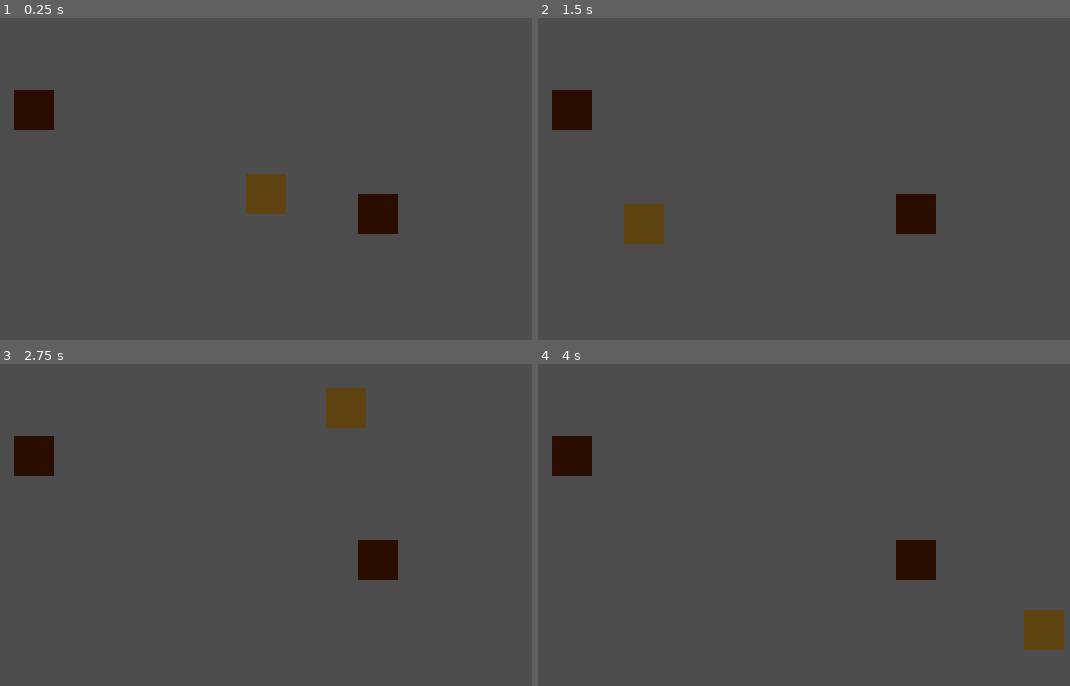
Above: before the commit, frames 1-4 (two rows, left to right).
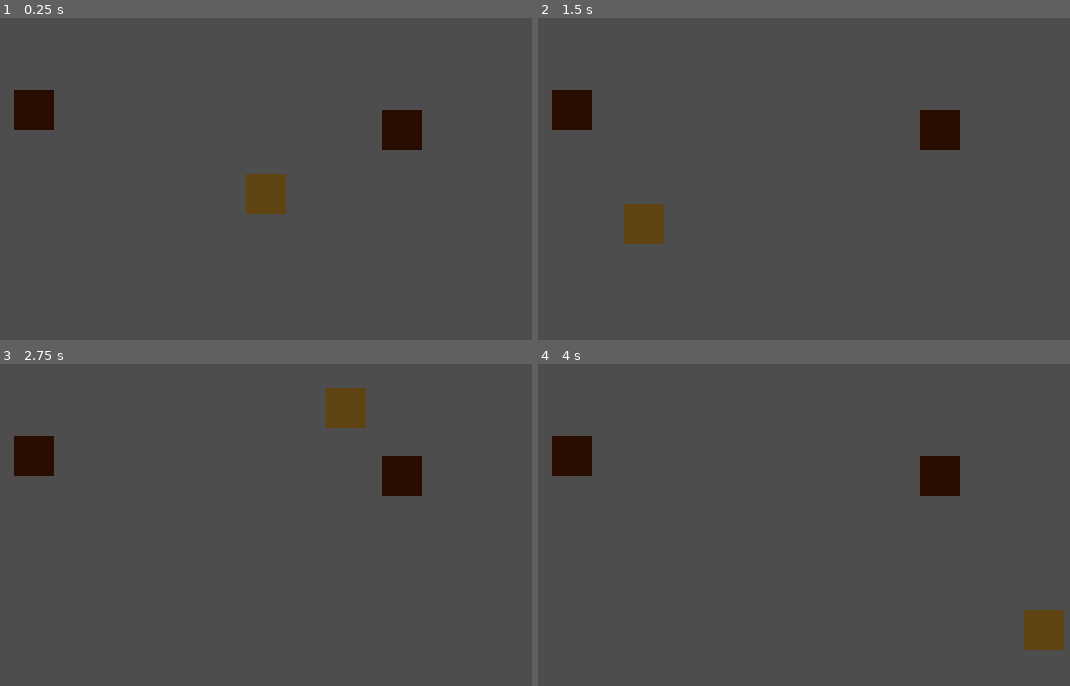
Above: after the commit, the same moments.

Repository: rolika/Mole
Game: Godot game, scene res://main.tscn
The game is run twice, just before and just after one commit, with the same random seed, the same clock (stepped at 60 frames per second) and the same inputs.
Inputs (mouse positions are in pixels of both pictures, inside the frame that each line leads up to):
- Up to frame 1 (0.25 s): no input
- Up to frame 2 (1.5 s): tap Enter at 0.5 s; move the mouse to (958, 143) at 0.52 s; press the mouse at (958, 143) at 0.53 s; tap Space at 1.25 s; move the mouse to (623, 204) at 1.27 s; release the mouse at (623, 204) at 1.28 s; click (623, 204) at 1.35 s
- Up to frame 3 (2.75 s): tap Enter at 2 s; move the mouse to (324, 386) at 2.02 s; press the mouse at (324, 386) at 2.03 s
- Up to frame 4 (4 s): tap Space at 2.75 s; move the mouse to (745, 640) at 2.77 s; release the mouse at (745, 640) at 2.78 s; click (745, 640) at 2.85 s; tap Enter at 3.5 s; move the mouse to (1022, 608) at 3.52 s; press the mouse at (1022, 608) at 3.53 s

The runs differ from the first frame. In frame 1, 1.9% of the frame differs, in the area x 67-80%, y 28-68%; in frame 2, 1.9%; in frame 3, 1.9%; in frame 4, 1.9%.

Commit message:
loose couple

Diff:
--- a/main.gd
+++ b/main.gd
@@ -1,12 +1,12 @@
 extends Node2D
 
 
-var mole_threatened
+var above_mole: bool
 
 
 # Called when the node enters the scene tree for the first time.
 func _ready():
-	mole_threatened = false
+	above_mole = false
 
 
 # Called every frame. 'delta' is the elapsed time since the previous frame.
@@ -14,14 +14,16 @@
 	pass
 
 
-func _on_mole_threatened():
-	mole_threatened = true
+func _on_mole_threatened(area):
+	if area.name == "Player":
+		above_mole = true
+
+
+func _on_mole_safe(area):
+	if area.name == "Player":
+		above_mole = false
 
 
 func _on_player_smashed():
-	if mole_threatened:
+	if above_mole:
 		print("BANG!!")
-
-
-func _on_mole_area_exited(area):
-	mole_threatened = false
--- a/main.tscn
+++ b/main.tscn
@@ -14,11 +14,10 @@
 position = Vector2(168, 216)
 
 [node name="Mole2" parent="." instance=ExtResource("2_4tly2")]
-position = Vector2(512, 320)
+position = Vector2(536, 236)
 
 [connection signal="smashed" from="Player" to="." method="_on_player_smashed"]
-[connection signal="area_entered" from="Mole" to="Mole" method="_on_area_entered"]
-[connection signal="area_exited" from="Mole" to="." method="_on_mole_area_exited"]
+[connection signal="safe" from="Mole" to="." method="_on_mole_safe"]
 [connection signal="threatened" from="Mole" to="." method="_on_mole_threatened"]
-[connection signal="area_entered" from="Mole2" to="Mole2" method="_on_area_entered"]
+[connection signal="safe" from="Mole2" to="." method="_on_mole_safe"]
 [connection signal="threatened" from="Mole2" to="." method="_on_mole_threatened"]
--- a/mole.gd
+++ b/mole.gd
@@ -1,7 +1,8 @@
 extends Area2D
 
 
-signal threatened
+signal threatened(area)
+signal safe(area)
 
 
 # Called when the node enters the scene tree for the first time.
@@ -15,6 +16,8 @@
 
 
 func _on_area_entered(area):
-	if area.name == "Player":
-		print("Player threatening")
-		threatened.emit()
+	threatened.emit(area)
+
+
+func _on_area_exited(area):
+	safe.emit(area)
--- a/mole.tscn
+++ b/mole.tscn
@@ -17,3 +17,6 @@
 [node name="CollisionShape2D" type="CollisionShape2D" parent="."]
 position = Vector2(20, 20)
 shape = SubResource("RectangleShape2D_a2635")
+
+[connection signal="area_entered" from="." to="." method="_on_area_entered"]
+[connection signal="area_exited" from="." to="." method="_on_area_exited"]
